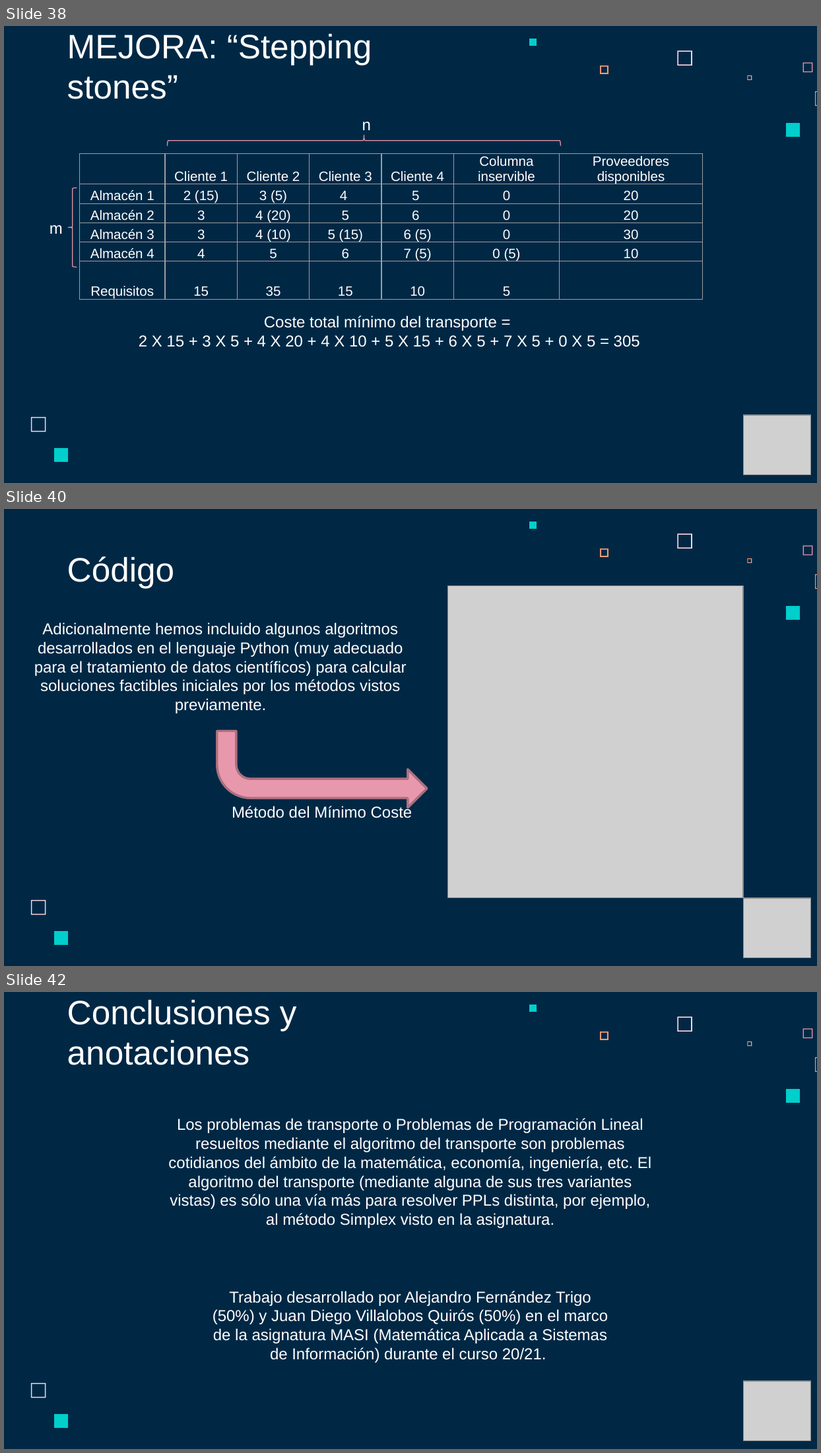
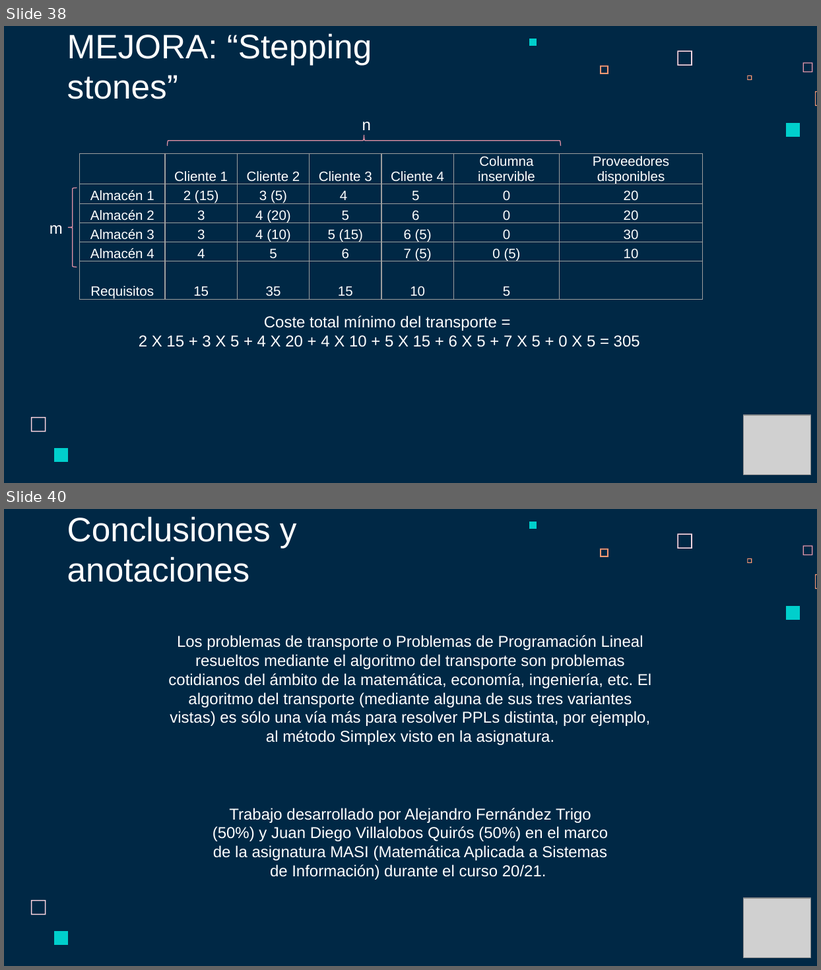
Before and after one commit to Fertry/MASI, a slide deck: Presentación - Problema del Transporte MASI.pptx. Shown one above the other, each under a label of ours: slides 38, 40 and 42 before the commit, slides 38 and 40 after it; the slides between them are not shown. The pictures are 821x1453 and 821x970 pixels, drawn with LibreOffice and Linux fonts; fonts in the diff are those of the drawing; grey boxes stand for pictures. Boxes give left, top, right and bottom in pixels: in the first picture for what was removed or moved away, otherwise in the second. Text is boxed around its words. In the diff, an @@ line names an element or a change of style, - is before the commit and + after.

Commit message:
1º Versión lista para entrega

```diff
--- a/Presentación - Problema del Transporte MASI.pptx
+++ b/Presentación - Problema del Transporte MASI.pptx
@@ slide 40 removed at (4,509,817,966), background #002845; not listed: 9 template elements that a slide beside it also shows @@
@@ title removed at (67,557,175,588) @@
-Código
@@ picture removed at (448,586,743,898) @@
@@ text removed at (34,623,407,714) @@
-Adicionalmente hemos incluido algunos algoritmos desarrollados en el lenguaje Python (muy adecuado para el tratamiento de datos científicos) para calcular soluciones factibles iniciales por los métodos vistos previamente.
@@ bent arrow removed at (217,731,427,807) @@
@@ text removed at (232,805,413,819) @@
-Método del Mínimo Coste
@@ picture removed at (743,898,811,958) @@
@@ what was slide 42 is now slide 40 @@
```
Also in this commit, not shown: 3 slides changed, 1 other slide removed, 4 other files.
